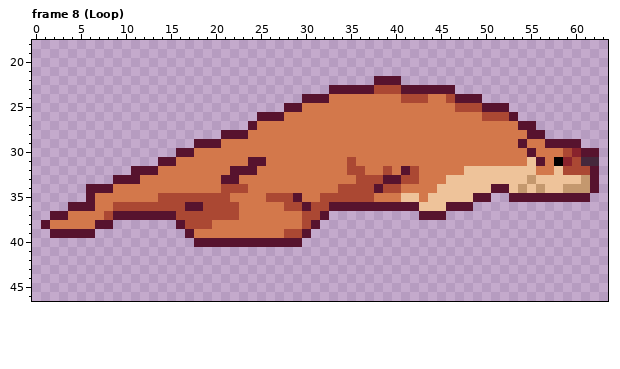
Pixel-art file -- assets/player/otterSwim.aseprite. Above, as it was before the edit.
64x64 pixels, 8 frames. Shown: frame 8 (Loop): x 0..63, y 18..46. The old version is drawn lined up with the new one. The commit also changed other frames, which this record leaves out.
After:
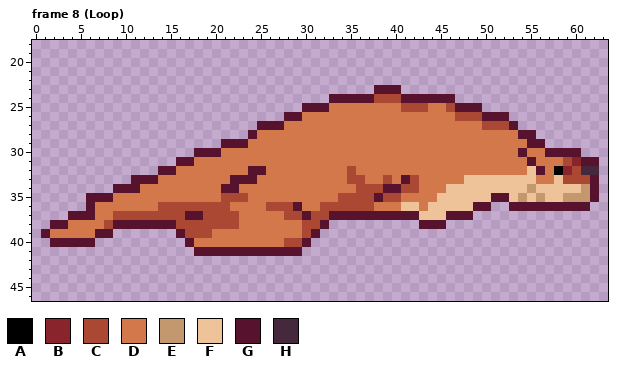
Palette (. is transparent): A #000000  B #89232c  C #ab4833  D #d3784b  E #c4986e  F #eec39a  G #57132e  H #45283c
Edits made:
whole drawing moved by +0,-16 (the old picture is shown already moved)
--- frame 8 (Loop)
@@ x 0..63 @@
 21 ................................................................
-22 ......................................GGG.......................
-23 .................................GGGGGCCCGGGGGG.................
-24 ..............................GGGDDDDDDDDCCCDDCGGG..............
-25 ............................GGDDDDDDDDDDDDDDDDDCCCGGG...........
-26 .........................GGGDDDDDDDDDDDDDDDDDDDDDDCCCG..........
-27 ........................GDDDDDDDDDDDDDDDDDDDDDDDDDDDDDGG........
-28 .....................GGGDDDDDDDDDDDDDDDDDDDDDDDDDDDDDDDGG.......
-29 ..................GGGDDDDDDDDDDDDDDDDDDDDDDDDDDDDDDDDDGDDGGGG...
-30 ................GGDDDDDDDDDDDDDDDDDDDDDDDDDDDDDDDDDDDDDGDDDCBGG.
-31 ..............GGDDDDDDDDGGDDDDDDDDDCDDDDDDDDDDDDDDDDDDDFGDABCHH.
-32 ...........GGGDDDDDDDDGGGDDDDDDDDDDCCDDCDGCDDDDDFFFFFFFFDDFCCCG.
-33 .........GGGDDDDDDDDDGGDDDDDDDDDDDDDCCCGGCCDDDFFFFFFFFFEFFFFFEG.
-34 ......GGGDDDDDDDDDDDDCCCDDDDDDDDDDCCCCGCCDDDDFFFFFFGGFEFEFFEEEG.
-35 ......GDDDDDDDCCCCCCCCDDDDCCCGDDCCCCCCDDDFFDFFFFFGG..GGGGGGGGG..
-36 ....GGGDDCCCCCCCCGGCCCCDDDDDCCGCCGGGGGGGGGGFFFGGG...............
-37 ..GGDDDDCGGGGGGGCCCCCCCDDDDDDDCCG..........GGG..................
-38 .GDDDDDGG.......GCCCDDDDDDDDDDCG................................
-39 ..GGGGG..........GDDDDDDDDDDCCG.................................
-40 ..................GGGGGGGGGGGG..................................
-41 ................................................................
+22 ................................................................
+23 ......................................GGG.......................
+24 .................................GGGGGCCCGGGGGG.................
+25 ..............................GGGDDDDDDDDCCCDDCGGG..............
+26 ............................GGDDDDDDDDDDDDDDDDDCCCGGG...........
+27 .........................GGGDDDDDDDDDDDDDDDDDDDDDDCCCG..........
+28 ........................GDDDDDDDDDDDDDDDDDDDDDDDDDDDDDGG........
+29 .....................GGGDDDDDDDDDDDDDDDDDDDDDDDDDDDDDDDGG.......
+30 ..................GGGDDDDDDDDDDDDDDDDDDDDDDDDDDDDDDDDDGDDGGGG...
+31 ................GGDDDDDDDDDDDDDDDDDDDDDDDDDDDDDDDDDDDDDGDDDCBGG.
+32 ..............GGDDDDDDDDGGDDDDDDDDDCDDDDDDDDDDDDDDDDDDDFGDABCHH.
+33 ...........GGGDDDDDDDDGGGDDDDDDDDDDCCDDCDGCDDDDDFFFFFFFFDDFCCCG.
+34 .........GGGDDDDDDDDDGGDDDDDDDDDDDDDCCCGGCCDDDFFFFFFFFFEFFFFFEG.
+35 ......GGGDDDDDDDDDDDDCCCDDDDDDDDDDCCCCGCCDDDDFFFFFFGGFEFEFFEEEG.
+36 ......GDDDDDDDCCCCCCCCDDDDCCCGDDCCCCCCDDDFFDFFFFFGG..GGGGGGGGG..
+37 ....GGGDDCCCCCCCCGGCCCCDDDDDCCGCCGGGGGGGGGGFFFGGG...............
+38 ..GGDDDDCGGGGGGGCCCCCCCDDDDDDDCCG..........GGG..................
+39 .GDDDDDGG.......GCCCDDDDDDDDDDCG................................
+40 ..GGGGG..........GDDDDDDDDDDCCG.................................
+41 ..................GGGGGGGGGGGG..................................
 42 ................................................................
Changed places in both pictures, as pixel boxes (x1, y1, x2, y2):
changed: (41, 76, 599, 256)
